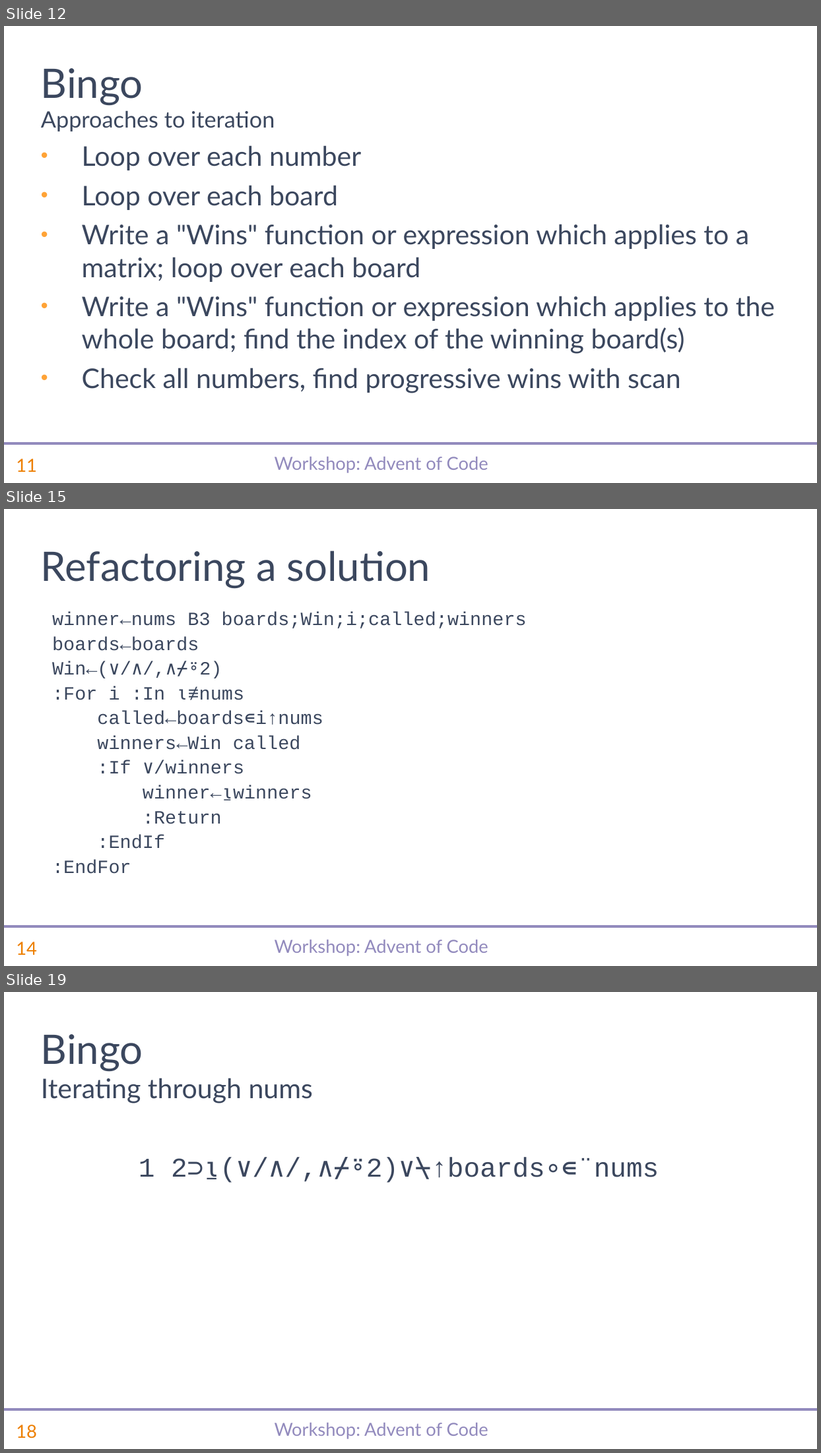
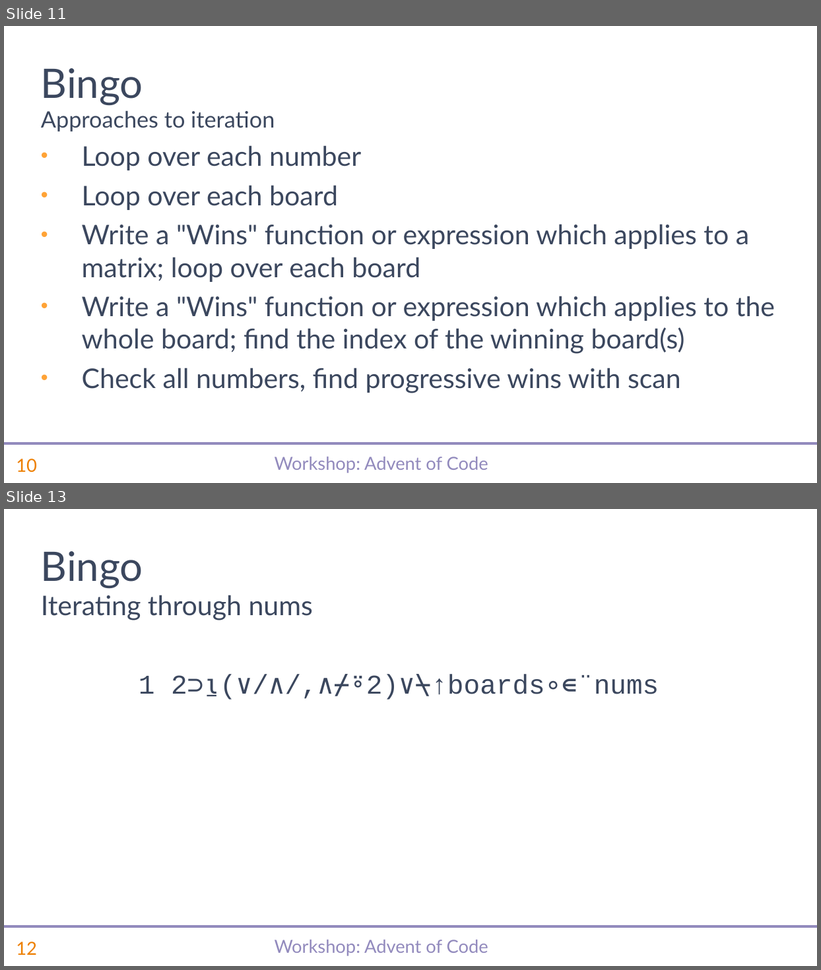
Before and after one commit to abrudz/SimCorp, a slide deck: aoc/slides.pptx. Shown one above the other, each under a label of ours: slides 12, 15 and 19 before the commit, slides 11 and 13 after it; the slides between them are not shown. The pictures are 821x1453 and 821x970 pixels, drawn with LibreOffice and Linux fonts; fonts in the diff are those of the drawing; background and template pictures are left out. Boxes give left, top, right and bottom in pixels: in the first picture for what was removed or moved away, otherwise in the second. Text is boxed around its words. In the diff, an @@ line names an element or a change of style, - is before the commit and + after.

```diff
--- a/aoc/slides.pptx
+++ b/aoc/slides.pptx
@@ slide 15 removed at <box>4,509,817,966</box>, background #FFFFFF; not listed: 3 template elements that a slide beside it also shows @@
@@ title removed at <box>41,551,431,589</box> @@
-Refactoring a solution
@@ text removed at <box>52,612,527,874</box> @@
-winner←nums B3 boards;Win;i;called;winners
-boards←boards
-Win←(∨/∧/,∧⌿⍤2)
-:For i :In ⍳≢nums
-called←boards∊i↑nums
-winners←Win called
-:If ∨/winners
-winner←⍸winners
-:Return
-:EndIf
-:EndFor
@@ what was slide 12 is now slide 11 @@
@@ page number at <box>16,459,37,473</box>: text changed @@
-11
+10
@@ what was slide 19 is now slide 13 @@
@@ page number at <box>16,942,37,955</box>: text changed @@
-18
+12
```
Also in this commit, not shown: 15 slides changed, 19 other slides removed, 1 other file.
